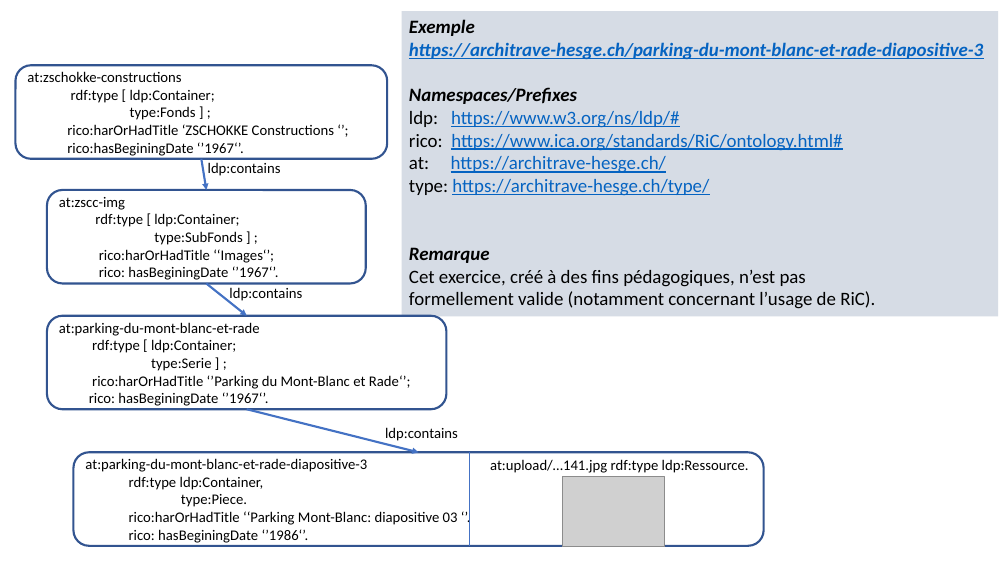
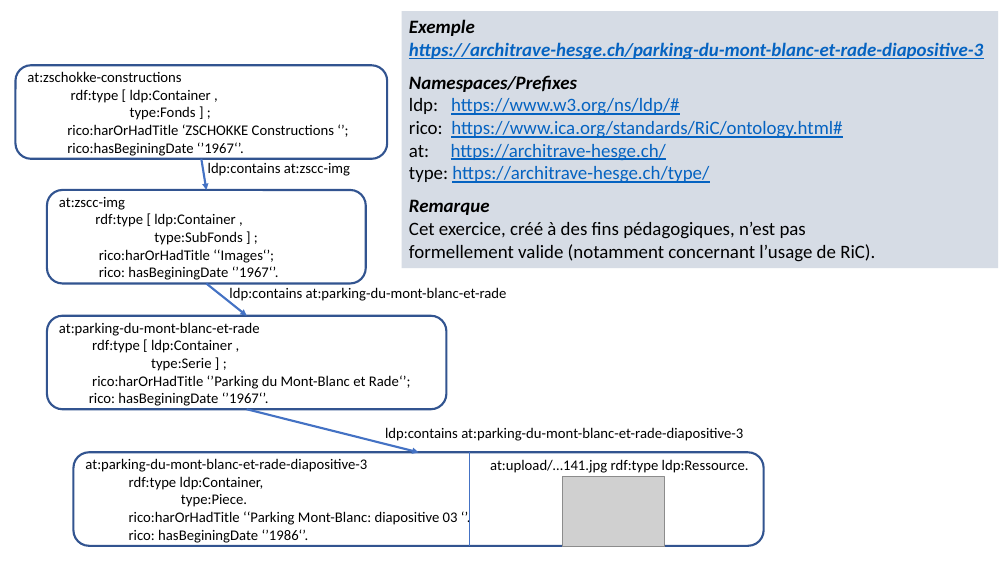
Before and after one commit to jbkrause/semanticpres, a slide deck: slide 2 of media/LDP-archival-fonds/010ex1-correction.pptx. Drawn at 1008x567 pixels with LibreOffice and Linux fonts; fonts in the diff are those of the drawing; grey boxes stand for pictures. Boxes give left, top, right and bottom in pixels: in the first picture for what was removed or moved away, otherwise in the second. Text is boxed around its words. In the diff, an @@ line names an element or a change of style, - is before the commit and + after.

```diff
--- a/media/LDP-archival-fonds/010ex1-correction.pptx
+++ b/media/LDP-archival-fonds/010ex1-correction.pptx
@@ rectangle "Exemple": place and size @@
-rectangle "Exemple" at box(402, 11, 998, 317)
+rectangle "Exemple" at box(402, 11, 998, 268)
@@ text in rounded rectangle at box(71, 89, 211, 103): text changed @@
-rdf:type [ ldp:Container;
+rdf:type [ ldp:Container ,
@@ text at box(208, 162, 350, 176): text changed @@
-ldp:contains
+ldp:contains at:zscc-img
@@ text in rounded rectangle at box(95, 213, 235, 227): text changed @@
-rdf:type [ ldp:Container;
+rdf:type [ ldp:Container ,
@@ text at box(229, 287, 507, 303): text changed @@
-ldp:contains
+ldp:contains at:parking-du-mont-blanc-et-rade
@@ text in rounded rectangle at box(92, 339, 232, 353): text changed @@
-rdf:type [ ldp:Container;
+rdf:type [ ldp:Container ,
@@ text at box(385, 427, 743, 441): text changed @@
-ldp:contains
+ldp:contains at:parking-du-mont-blanc-et-rade-diapositive-3
```
Also in this commit, not shown: 6 other files.
